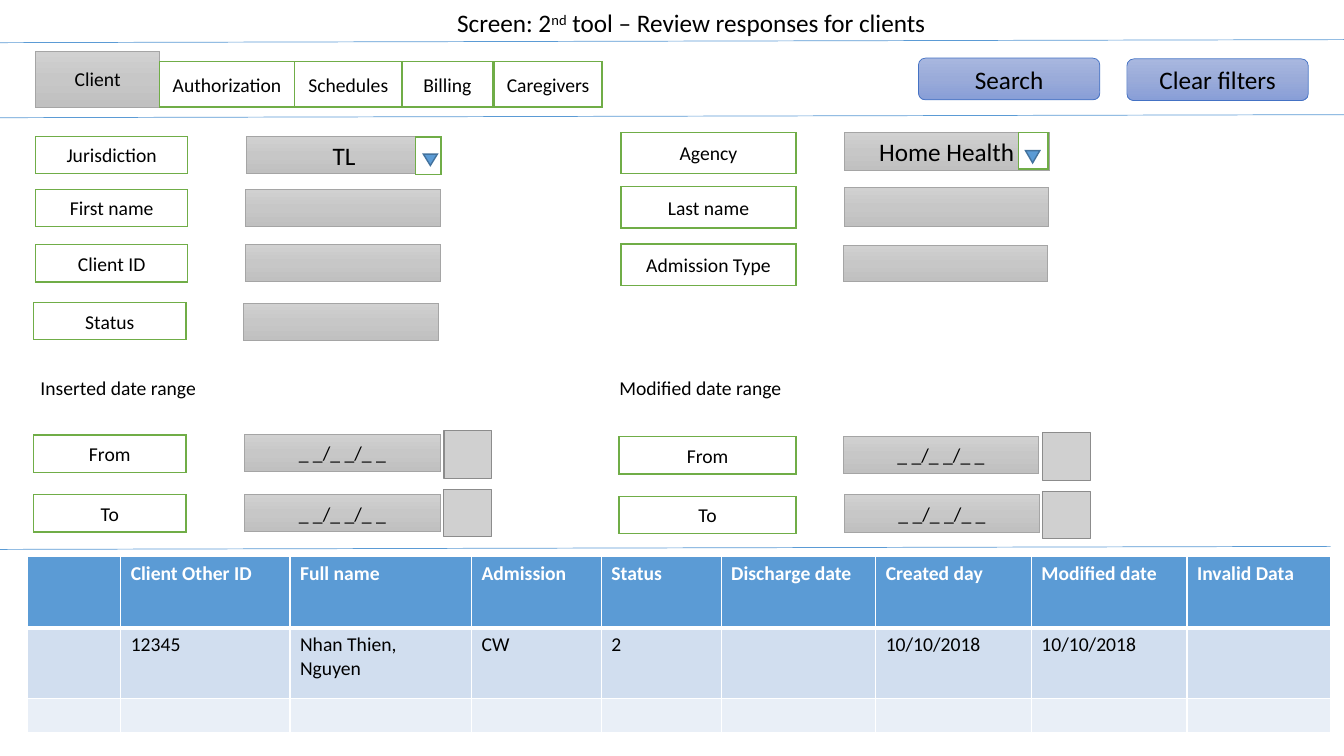
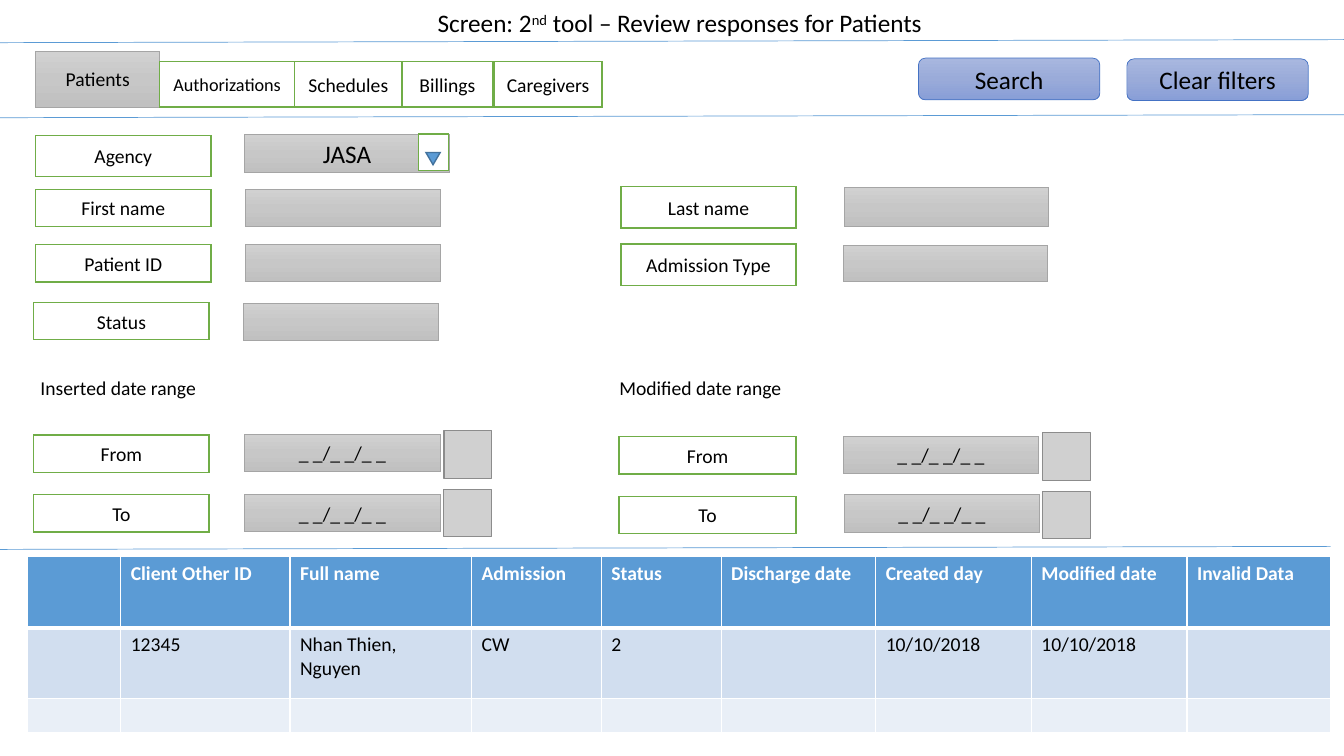
Before and after one commit to thiennhank9/Tool-tier-3, a slide deck: slide 12 of tool_tier3_docs/sreens.pptx. Drawn at 1344x756 pixels with LibreOffice and Linux fonts; fonts in the diff are those of the drawing; grey boxes stand for pictures. Boxes give left, top, right and bottom in pixels: in the first picture for what was removed or moved away, otherwise in the second. Text is boxed around its words. In the diff, an @@ line names an element or a change of style, - is before the commit and + after.

```diff
--- a/tool_tier3_docs/sreens.pptx
+++ b/tool_tier3_docs/sreens.pptx
@@ rectangle "Screen: 2nd tool – Review ...": place and size @@
-rectangle "Screen: 2nd tool – Review ..." at (442, 0, 941, 45)
+rectangle "Screen: 2nd tool – Review ..." at (418, 0, 941, 45)
@@ text in rectangle at (438, 14, 921, 36): text changed @@
-Screen: 2nd tool – Review responses for clients
+Screen: 2nd tool – Review responses for Patients
@@ text in rectangle at (66, 72, 130, 86): text changed @@
-Client
+Patients
@@ text in rectangle at (173, 78, 280, 91): text changed; size 14 to 13 pt @@
-Authorization
+Authorizations
@@ text in rectangle at (419, 78, 475, 96): text changed @@
-Billing
+Billings
@@ rectangle "Agency": place and size @@
-rectangle "Agency" at (621, 132, 797, 173)
+rectangle "Agency" at (35, 135, 211, 176)
@@ rectangle removed at (35, 136, 188, 173) @@
-Jurisdiction
@@ rectangle added at (245, 134, 450, 172), fill gradient #D2D2D2 to #C8C8C8 to #C0C0C0, outline #A5A5A5 0.5 pt, 18 pt, text #000000 @@
+JASA
@@ rectangle removed at (246, 136, 442, 173) @@
-TL
@@ rectangle removed at (416, 137, 442, 174) @@
@@ rectangle: place and size @@
-rectangle at (1018, 132, 1048, 168)
+rectangle at (418, 134, 448, 170)
@@ rectangle removed at (845, 132, 1050, 170) @@
-Home Health
@@ flow chart merge removed at (423, 154, 438, 165) @@
@@ flow chart merge: place and size @@
-flow chart merge at (1025, 151, 1040, 163)
+flow chart merge at (426, 152, 441, 164)
@@ rectangle "First name": place and size @@
-rectangle "First name" at (35, 190, 188, 227)
+rectangle "First name" at (35, 190, 211, 227)
@@ rectangle "Patient ID": place and size @@
-rectangle "Patient ID" at (35, 245, 188, 282)
+rectangle "Patient ID" at (35, 245, 211, 282)
@@ text in rectangle at (84, 257, 162, 271): text changed @@
-Client ID
+Patient ID
@@ rectangle "Status": place and size @@
-rectangle "Status" at (33, 302, 186, 340)
+rectangle "Status" at (33, 302, 209, 340)
@@ rectangle "From": place and size @@
-rectangle "From" at (33, 436, 186, 473)
+rectangle "From" at (33, 436, 209, 473)
@@ rectangle "To": place and size @@
-rectangle "To" at (33, 495, 186, 532)
+rectangle "To" at (33, 495, 209, 532)
```
Also in this commit, not shown: 6 other slides changed, 8 other files.
